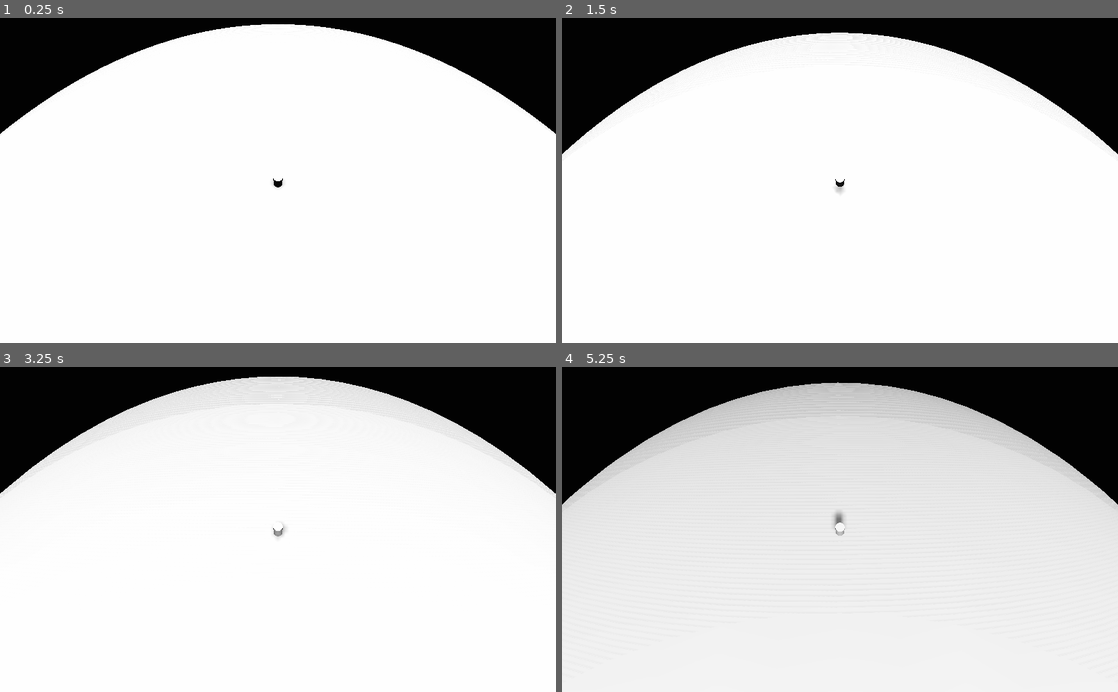
Above: before the commit, frames 1-4 (two rows, left to right).
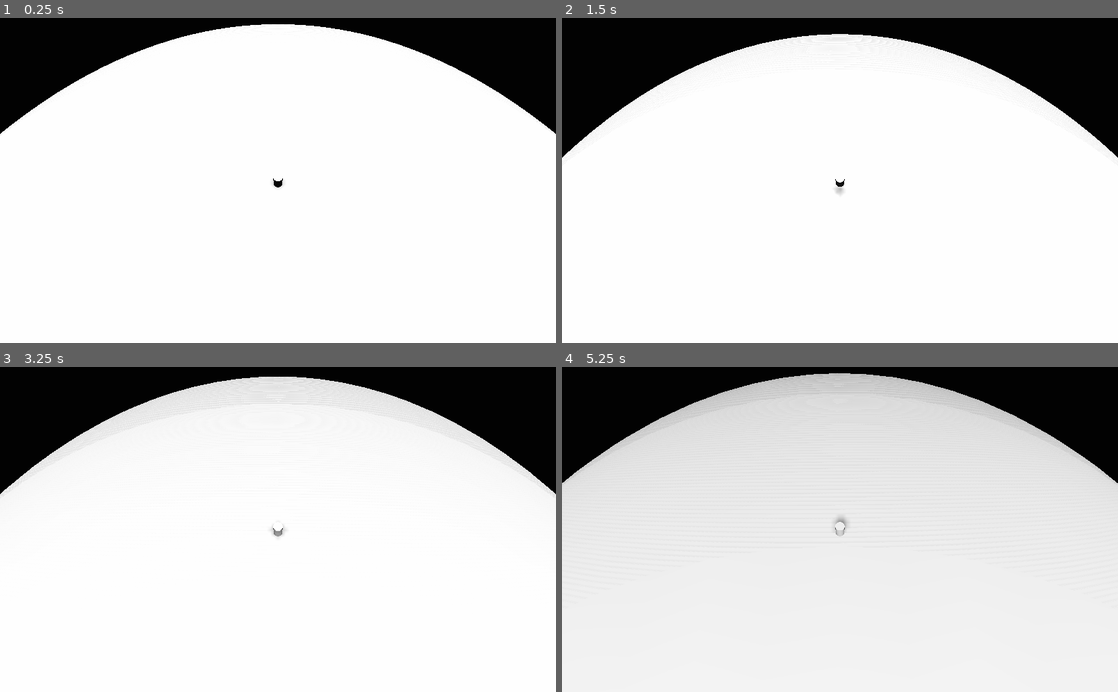
Above: after the commit, the same moments.

Repository: Ivorforce/Godot4-Custom-Gravity
Game: Godot game, scene res://scene/PlanetScene.tscn
Two runs of this game, one before a commit and one after it. Both use one fixed random seed, a clock stepped at 60 frames per second and the inputs below.
Inputs (mouse positions are in pixels of both pictures, inside the frame that each line leads up to):
- Up to frame 1 (0.25 s): no input
- Up to frame 2 (1.5 s): tap Enter at 0.5 s; move the mouse to (867, 180) at 0.52 s; hold W (forward) from 0.53 s (still down); tap Space (jump) at 0.77 s; move the mouse to (812, 180) at 1.27 s
- Up to frame 3 (3.25 s): keep holding W (forward); tap Space (jump) at 1.52, 3.02 s; move the mouse to (289, 523) at 2.02 s; move the mouse to (272, 536) at 2.77 s
- Up to frame 4 (5.25 s): keep holding W (forward); move the mouse to (878, 532) at 3.52 s; tap Space (jump) at 3.77, 4.52 s; move the mouse to (795, 526) at 4.27 s; move the mouse to (845, 529) at 5.02 s

The runs differ from the first frame. In frame 2, 0.6% of the frame differs, in the area x 0-100%, y 4-43%; in frame 3, less than 0.1%; in frame 4, 4.5%, in the area x 0-100%, y 1-53%.

Commit message:
Add support for multiple gravity wells.

Diff:
--- a/camera/CameraAnchor.gd
+++ b/camera/CameraAnchor.gd
@@ -6,7 +6,7 @@
 	set_as_toplevel(true)
 
 func _process (_delta: float) -> void:
-	var balance_down := _balance_point.get_down()
+	var balance_down := _balance_point.down
 	var camera_down := -transform.basis.y
 
 	var ortho_vector = balance_down.cross(camera_down).normalized()
--- a/gravity/BalancePoint.gd
+++ b/gravity/BalancePoint.gd
@@ -1,22 +1,25 @@
 class_name BalancePoint extends Spatial
 
-export var default_direction := Vector3.DOWN
-export var default_gravity := 9.81
+var relevant_gravitational_pulls: Array = []
 
-var main_gravitational_pull: GravityWell
+var acceleration: Vector3 = Vector3.ZERO
+var down: Vector3 = Vector3.ZERO
+var up: Vector3 = Vector3.ZERO
 
-func _ready():
-	main_gravitational_pull = get_tree().get_root().find_node("GravityWell", true, false)
+func _physics_process(delta):
+	acceleration = Vector3.ZERO
+	for well in relevant_gravitational_pulls:
+		acceleration += (well as GravityWell).get_acceleration_at(global_transform.origin)
 
-func get_down() -> Vector3:
-	if main_gravitational_pull == null:
-		return default_direction
+	if acceleration == Vector3.ZERO:
+		down = Vector3.ZERO
+	else:
+		down = acceleration.normalized()
 
-	return global_transform.origin \
-		.direction_to(main_gravitational_pull.global_transform.origin) \
+	up = -down
 
-func get_acceleration() -> Vector3:
-	if main_gravitational_pull == null:
-		return default_gravity * default_direction
+func _on_BalancePoint_area_entered(area):
+	relevant_gravitational_pulls.append(area)
 
-	return main_gravitational_pull.get_acceleration_at(global_transform.origin)
+func _on_BalancePoint_area_exited(area):
+	relevant_gravitational_pulls.erase(area)
--- a/gravity/GravityWell.gd
+++ b/gravity/GravityWell.gd
@@ -1,23 +1,31 @@
 class_name GravityWell extends Spatial
 
 export var start_radius = 1.0
-export var half_falloff_distance = 10
+export var half_falloff_offset = 10
 export var max_acceleration = 9.81
+
+export var gravity_cutoff = 0.01
+
+onready var collision_shape: CollisionShape = $CollisionShape
 
 # g = b / (d - a)^2
 var _a;
 var _b;
 
 func _ready():
-	recalculate_a_b();
+	reload_from_params();
 
-func recalculate_a_b():
-	var half_falloff_radius = start_radius + half_falloff_distance
+func reload_from_params():
+	var half_falloff_radius = start_radius + half_falloff_offset
 
 	# 1 = b / (start - a)^2
 	# 0.5 = b / (halfway - a)^2
 	_a = (start_radius - sqrt(0.5) * half_falloff_radius) / (1 - sqrt(0.5))
 	_b = pow(start_radius - _a, 2);
+
+	# gravity_cutoff = a / (cutoff_distance - b)^2
+	var cutoff_distance = sqrt(_a / gravity_cutoff) + _b
+	(collision_shape.shape as SphereShape).radius = cutoff_distance
 
 func get_acceleration_at_distance(distance: float):
 	var normalized_distance = max(0, distance - _a)
--- a/player/Player.gd
+++ b/player/Player.gd
@@ -27,9 +27,12 @@
 	return up_surface * intention_2d.y + right_surface * intention_2d.x
 
 func _physics_process(delta: float) -> void:
-	var acceleration := _balance_point.get_acceleration()
-	var down := acceleration.normalized()
-	var up = -down
+	var acceleration := _balance_point.acceleration
+	var down := _balance_point.down
+	var up = _balance_point.up
+
+	if acceleration == Vector3.ZERO:
+		return  # Weeee floating in free space!
 
 	var movement_intention := get_movement_intention(
 		get_viewport().get_camera().global_transform.basis,
@@ -83,6 +86,6 @@
 	# Basis.looking_at is currently not exposed :(
 	var look_intention := Transform.IDENTITY.looking_at(look_intention_horizontal, up).basis
 	transform = Transform(
-		transform.basis.slerp(look_intention, current_torque_control * delta),
+		transform.basis.slerp(look_intention, current_torque_control * delta).orthonormalized(),
 		transform.origin
 	)
--- a/player/Player.tscn
+++ b/player/Player.tscn
@@ -6,20 +6,31 @@
 [ext_resource path="res://gravity/BalancePoint.gd" type="Script" id=4]
 
 [sub_resource type="CapsuleShape" id=1]
+radius = 0.3
+height = 0.3
+
+[sub_resource type="CapsuleShape" id=2]
+radius = 0.3
+height = 0.3
 
 [node name="Player" type="KinematicBody"]
 script = ExtResource( 3 )
 
 [node name="CollisionShape" type="CollisionShape" parent="."]
-transform = Transform( 0.299992, 0, 0, 0, -1.31131e-08, -0.329125, 0, 0.299992, -1.43865e-08, 0, 0, 0 )
+transform = Transform( 1, 0, 0, 0, -4.37114e-08, -1, 0, 1, -4.37114e-08, 0, 0, 0 )
 shape = SubResource( 1 )
 
 [node name="CSGCylinder" type="CSGCylinder" parent="."]
 radius = 0.278
 sides = 20
 
-[node name="BalancePoint" type="Spatial" parent="."]
+[node name="BalancePoint" type="Area" parent="."]
+collision_layer = 2
+collision_mask = 4
 script = ExtResource( 4 )
+
+[node name="CollisionShape" type="CollisionShape" parent="BalancePoint"]
+shape = SubResource( 2 )
 
 [node name="CameraAnchor" type="Spatial" parent="."]
 script = ExtResource( 1 )
@@ -33,3 +44,6 @@
 current = true
 fov = 90.0
 far = 550.0
+
+[connection signal="area_entered" from="BalancePoint" to="BalancePoint" method="_on_BalancePoint_area_entered"]
+[connection signal="area_exited" from="BalancePoint" to="BalancePoint" method="_on_BalancePoint_area_exited"]
--- a/project.godot
+++ b/project.godot
@@ -71,6 +71,12 @@
  ]
 }
 
+[layer_names]
+
+3d_physics/layer_1="physical"
+3d_physics/layer_2="balance_point"
+3d_physics/layer_3="gravity_well"
+
 [physics]
 
 common/enable_pause_aware_picking=true
--- a/scene/PlanetScene.tscn
+++ b/scene/PlanetScene.tscn
@@ -1,10 +1,12 @@
-[gd_scene load_steps=4 format=2]
+[gd_scene load_steps=5 format=2]
 
 [ext_resource path="res://player/Player.tscn" type="PackedScene" id=1]
 [ext_resource path="res://gravity/GravityWell.gd" type="Script" id=2]
 
 [sub_resource type="SphereShape" id=1]
 radius = 100.0
+
+[sub_resource type="SphereShape" id=2]
 
 [node name="Spatial" type="Spatial"]
 
@@ -21,9 +23,15 @@
 [node name="CollisionShape" type="CollisionShape" parent="Planet"]
 shape = SubResource( 1 )
 
-[node name="GravityWell" type="Spatial" parent="Planet"]
+[node name="GravityWell" type="Area" parent="Planet"]
+collision_layer = 4
+collision_mask = 0
+monitoring = false
 script = ExtResource( 2 )
-start_radius = 110.0
+start_radius = 100.0
+
+[node name="CollisionShape" type="CollisionShape" parent="Planet/GravityWell"]
+shape = SubResource( 2 )
 
 [node name="Light" type="Spatial" parent="."]
 
Not shown: 1 places in player/Player.tscn that only renumber resources
